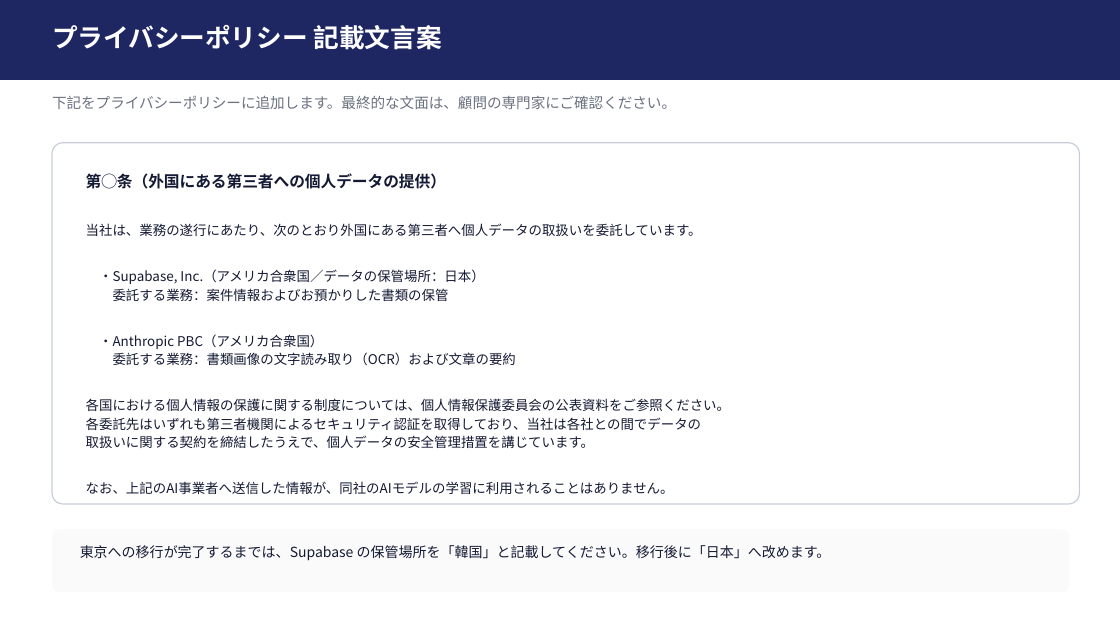
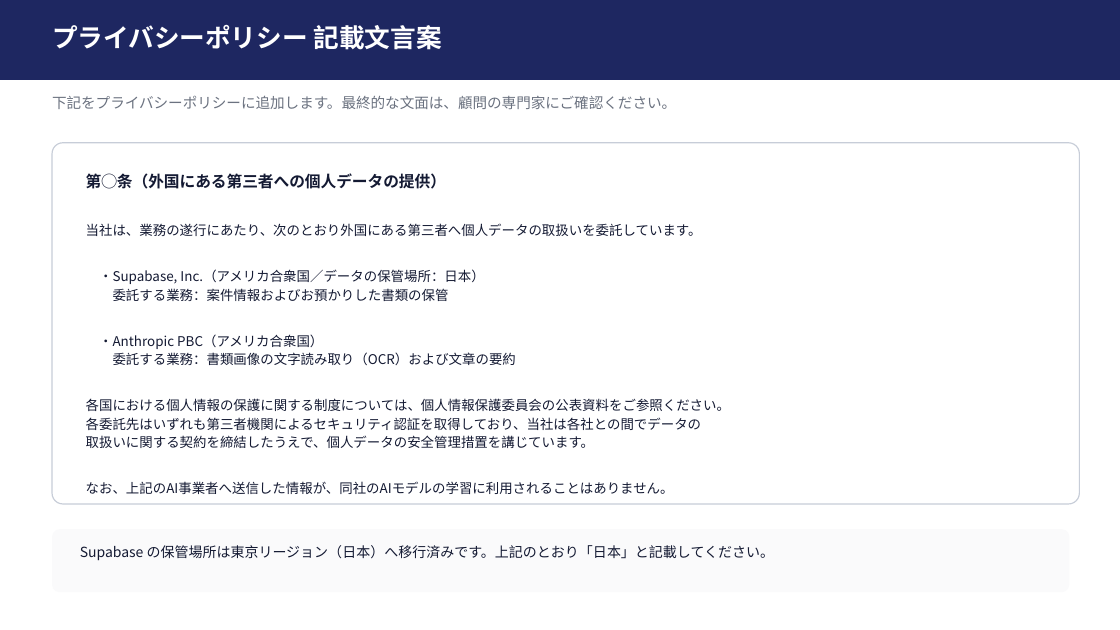
Before and after one commit to IVipcy/SouzokPlatform, a slide deck: slide 8 of docs/サーバー構成のご提案.pptx. Drawn at 1120x630 pixels with LibreOffice and Linux fonts; fonts in the diff are those of the drawing. Boxes give left, top, right and bottom in pixels: in the first picture for what was removed or moved away, otherwise in the second. Text is boxed around its words. In the diff, an @@ line names an element or a change of style, - is before the commit and + after.

```diff
--- a/docs/サーバー構成のご提案.pptx
+++ b/docs/サーバー構成のご提案.pptx
@@ text at (80,545,774,561): text changed @@
-東京への移行が完了するまでは、Supabase の保管場所を「韓国」と記載してください。移行後に「日本」へ改めます。
+Supabase の保管場所は東京リージョン（日本）へ移行済みです。上記のとおり「日本」と記載してください。
```
Also in this commit, not shown: 4 other slides changed.
